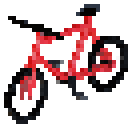
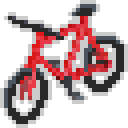
Before/after of a (128, 128) layered artwork. What changed in the layer stack:
removed layer "图层 1 copy 6" over [4, 4, 128, 124]
added layer "Bike" above "outline" over [4, 4, 124, 124]
added layer "outline" above "Background" over [0, 0, 128, 128]
